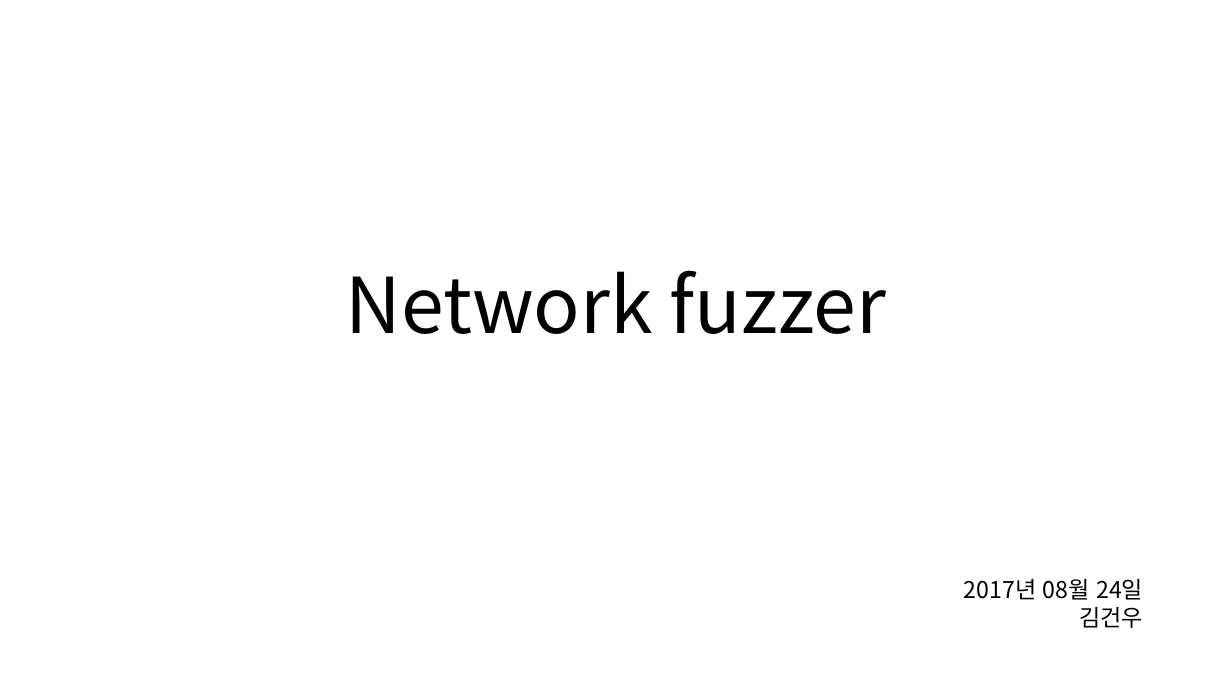
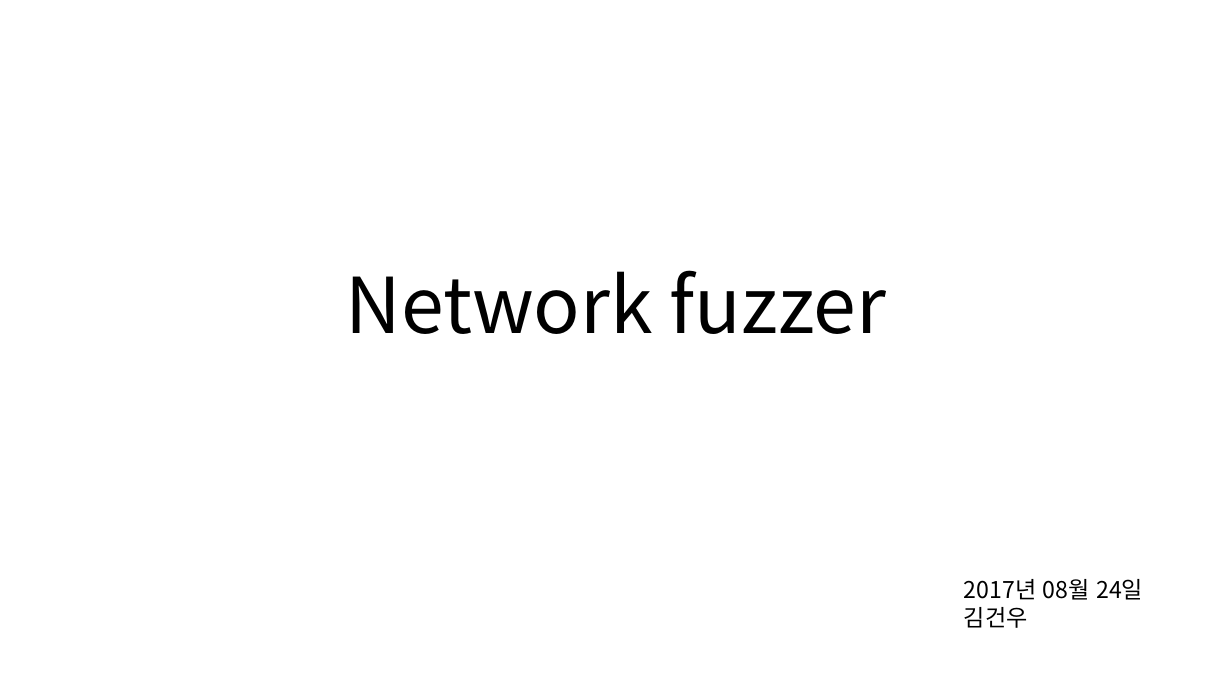
Before and after one commit to gunwooKim-Korea/network-fuzzer, a slide deck: slide 1 of networkfuzzer/Network fuzzer.pptx. Drawn at 1232x693 pixels with LibreOffice and Linux fonts; fonts in the diff are those of the drawing. Boxes give left, top, right and bottom in pixels: in the first picture for what was removed or moved away, otherwise in the second. Text is boxed around its words. In the diff, an @@ line names an element or a change of style, - is before the commit and + after.

```diff
--- a/networkfuzzer/Network fuzzer.pptx
+++ b/networkfuzzer/Network fuzzer.pptx
@@ text at <box>964,607,1028,628</box>: alignment right to left @@
```
Also in this commit, not shown: 2 other slides changed.
